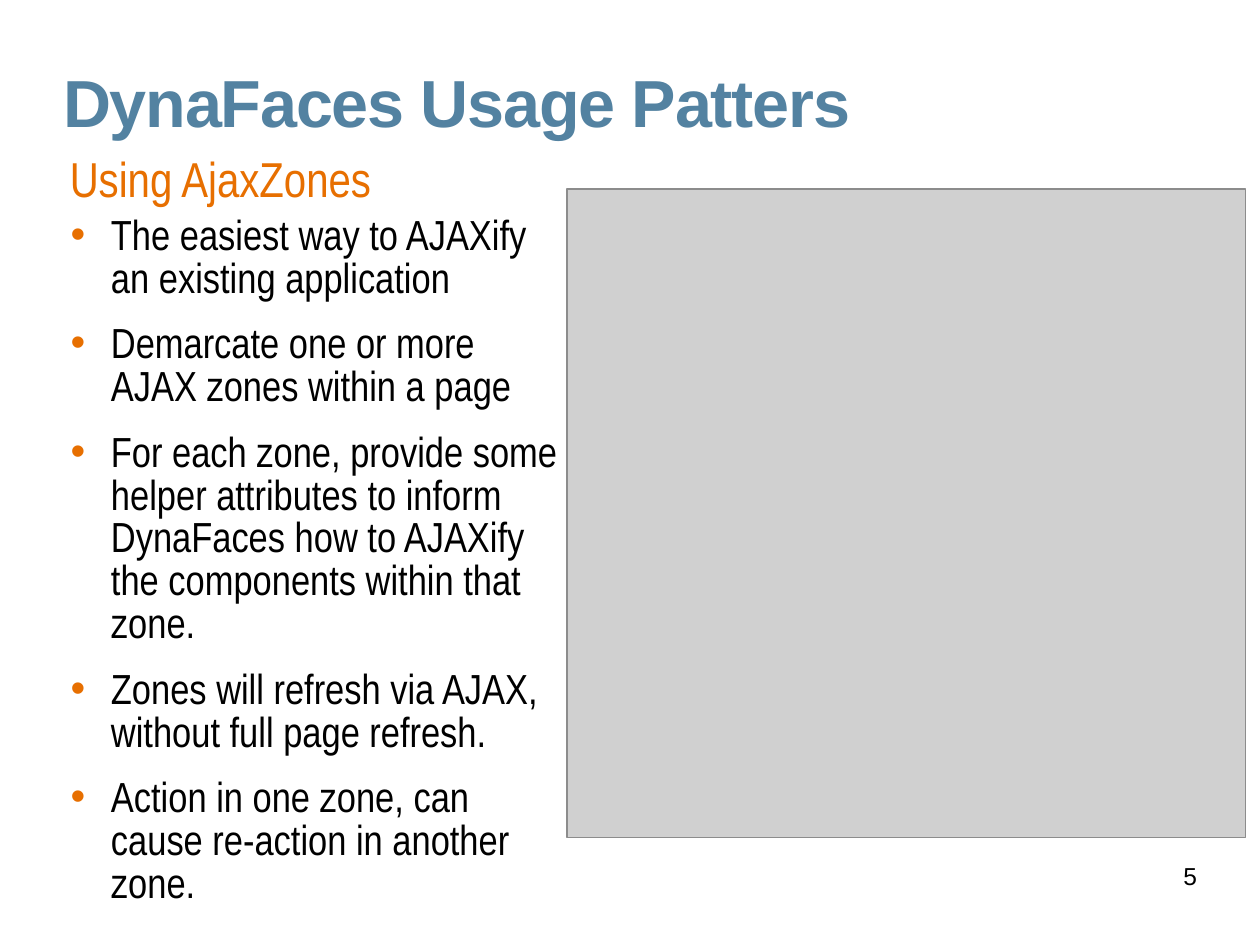
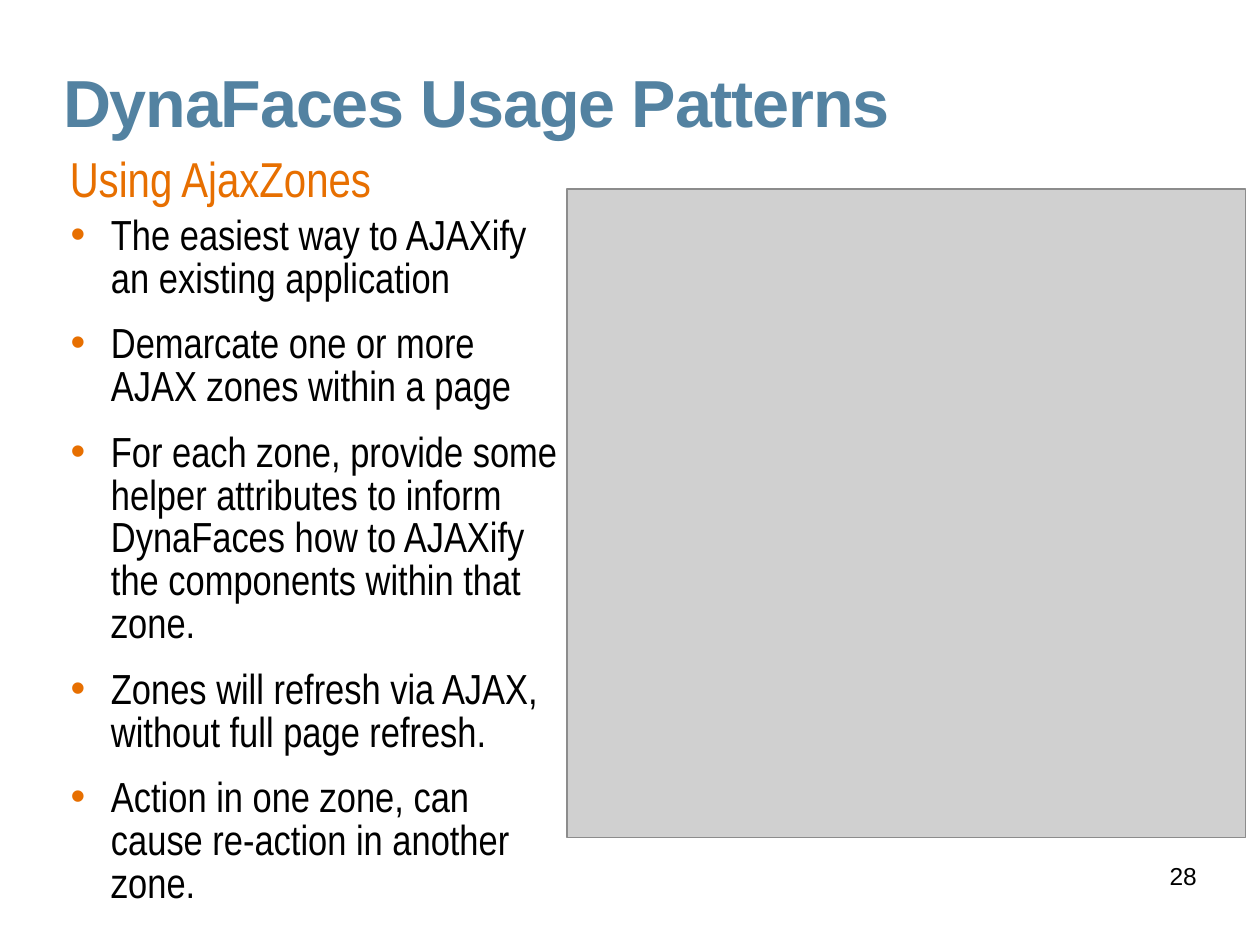
Before and after one commit to javaee/javaserverfaces-extensions, a slide deck: slide 28 of www/slides/dynafaces-advanced.odp (slide 5 before the commit). Drawn at 1260x945 pixels with LibreOffice and Linux fonts; fonts in the diff are those of the drawing; grey boxes stand for pictures; background and template pictures are left out. Boxes give left, top, right and bottom in pixels: in the first picture for what was removed or moved away, otherwise in the second. Text is boxed around its words. In the diff, an @@ line names an element or a change of style, - is before the commit and + after.

```diff
--- a/www/slides/dynafaces-advanced.odp
+++ b/www/slides/dynafaces-advanced.odp
@@ title at (x1=63, y1=81, x2=890, y2=139): text changed @@
-DynaFaces Usage Patters
+DynaFaces Usage Patterns
@@ page number at (x1=1170, y1=868, x2=1197, y2=886): text changed @@
-5
+28
```
Also in this commit, not shown: 17 other slides changed, 7 slides added.
